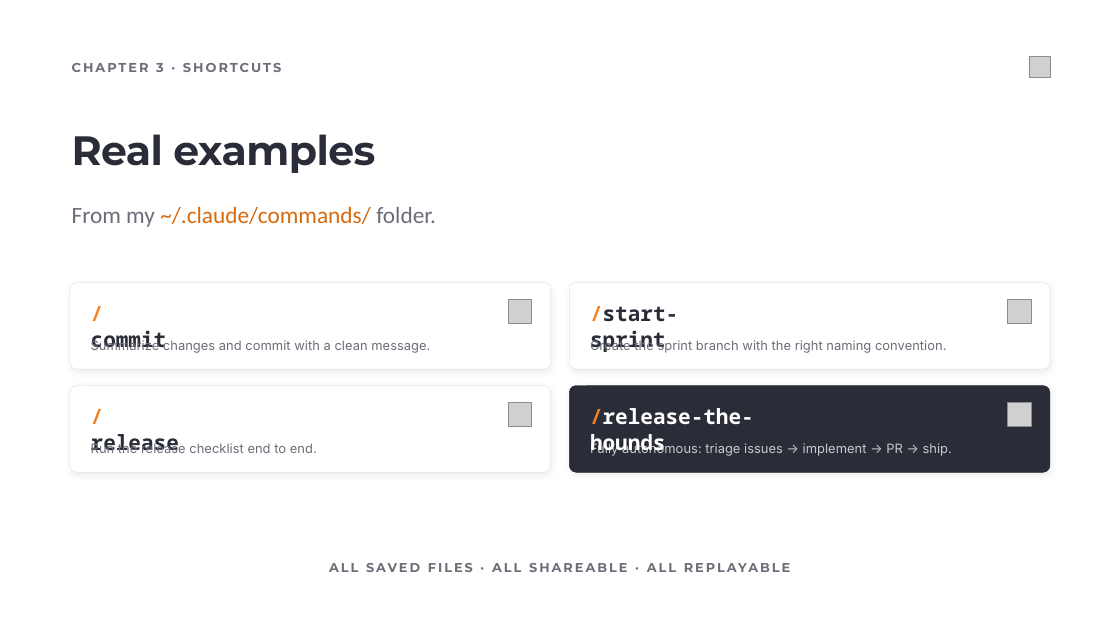
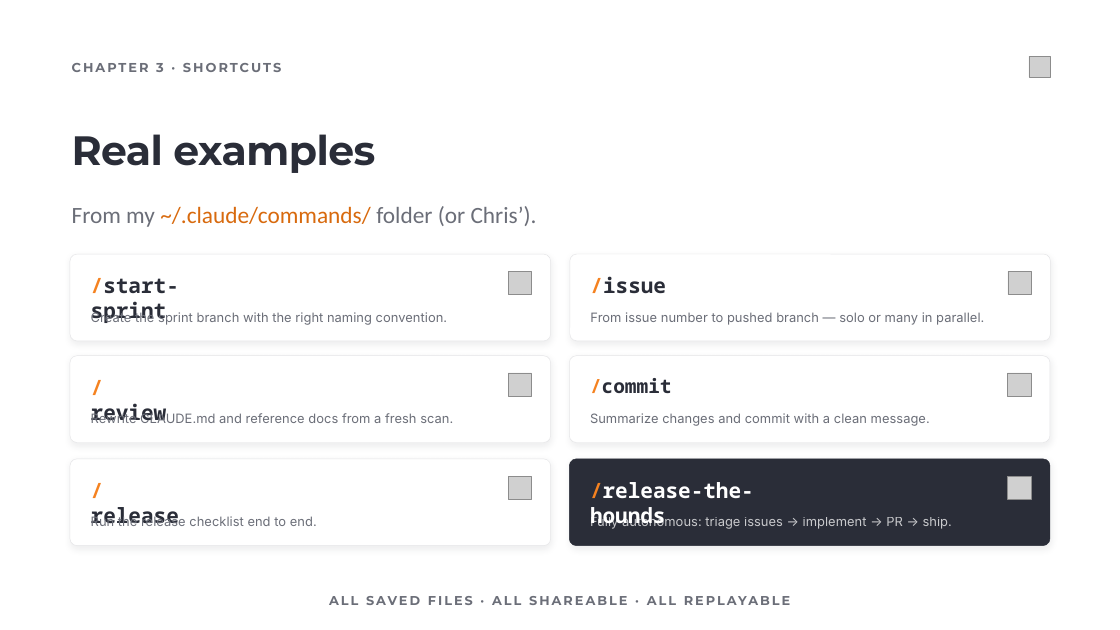
Before and after one commit to chriskehayias/ContextEngineering, a slide deck: slide 19 of schedule/05-building-context-part-2/05-building-context-part-2.pptx. Drawn at 1120x630 pixels with LibreOffice and Linux fonts; fonts in the diff are those of the drawing; grey boxes stand for pictures. Boxes give left, top, right and bottom in pixels: in the first picture for what was removed or moved away, otherwise in the second. Text is boxed around its words. In the diff, an @@ line names an element or a change of style, - is before the commit and + after.

```diff
--- a/schedule/05-building-context-part-2/05-building-context-part-2.pptx
+++ b/schedule/05-building-context-part-2/05-building-context-part-2.pptx
@@ text at box(72, 206, 537, 227): text changed; text colour #D86A0E to #6B6E78 @@
-From my ~/.claude/commands/ folder.
+From my ~/.claude/commands/ folder (or Chris’).
@@ 2 texts, 1 picture, 1 rounded rectangle: place and size @@
-2 texts, 1 picture, 1 rounded rectangle at box(570, 282, 1050, 369)
+2 texts, 1 picture, 1 rounded rectangle at box(70, 254, 550, 341)
@@ rounded rectangle added at box(570, 254, 1051, 341), fill #FFFFFF, outline #E5E5E7 0.6 pt @@
@@ text added at box(590, 276, 666, 294), 27 pt, text #2A2D38, bold @@
+/issue
@@ picture added at box(1008, 271, 1032, 295) @@
@@ text added at box(590, 312, 984, 325), 16.6 pt, text #6B6E78 @@
+From issue number to pushed branch — solo or many in parallel.
@@ rounded rectangle added at box(70, 356, 550, 442), fill #FFFFFF, outline #E5E5E7 0.6 pt @@
@@ 2 texts, 1 picture, 1 rounded rectangle: place and size @@
-2 texts, 1 picture, 1 rounded rectangle at box(70, 282, 550, 369)
+2 texts, 1 picture, 1 rounded rectangle at box(570, 356, 1050, 442)
@@ picture added at box(508, 373, 531, 396) @@
@@ text "/commit" at box(590, 378, 672, 393): size 27 to 25 pt @@
@@ text added at box(91, 403, 167, 423), 27 pt, text #2A2D38, bold @@
+/review
@@ text added at box(91, 412, 453, 423), 16.6 pt, text #6B6E78 @@
+Rewrite CLAUDE.md and reference docs from a fresh scan.
@@ 4 texts, 2 pictures, 2 rounded rectangles: place and size @@
-4 texts, 2 pictures, 2 rounded rectangles at box(70, 385, 1050, 472)
+4 texts, 2 pictures, 2 rounded rectangles at box(70, 459, 1050, 545)
@@ text "ALL SAVED FILES · ALL ...": place and size @@
-text "ALL SAVED FILES · ALL ..." at box(55, 558, 1065, 577)
+text "ALL SAVED FILES · ALL ..." at box(55, 591, 1065, 609)
```
Also in this commit, not shown: 1 slide added.
